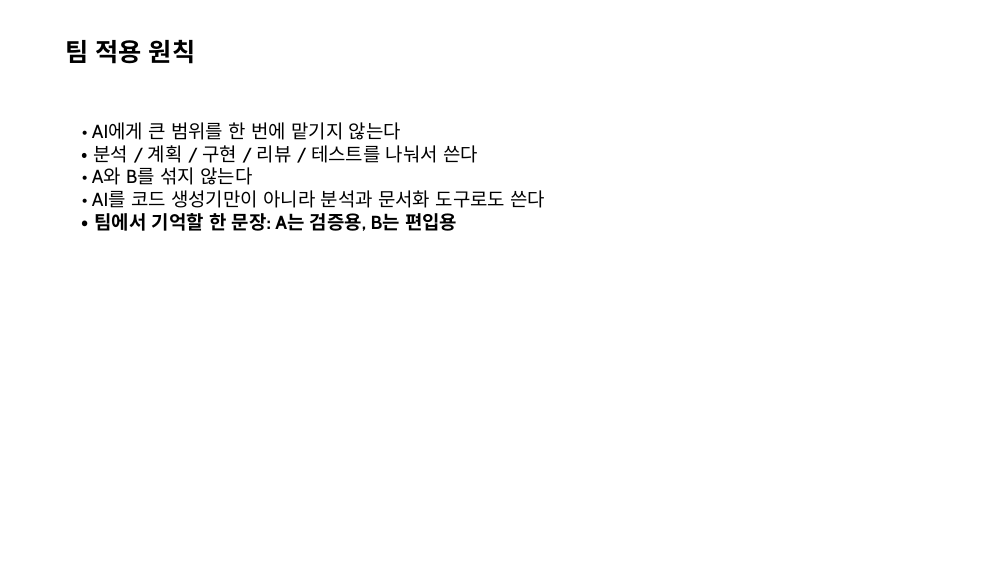
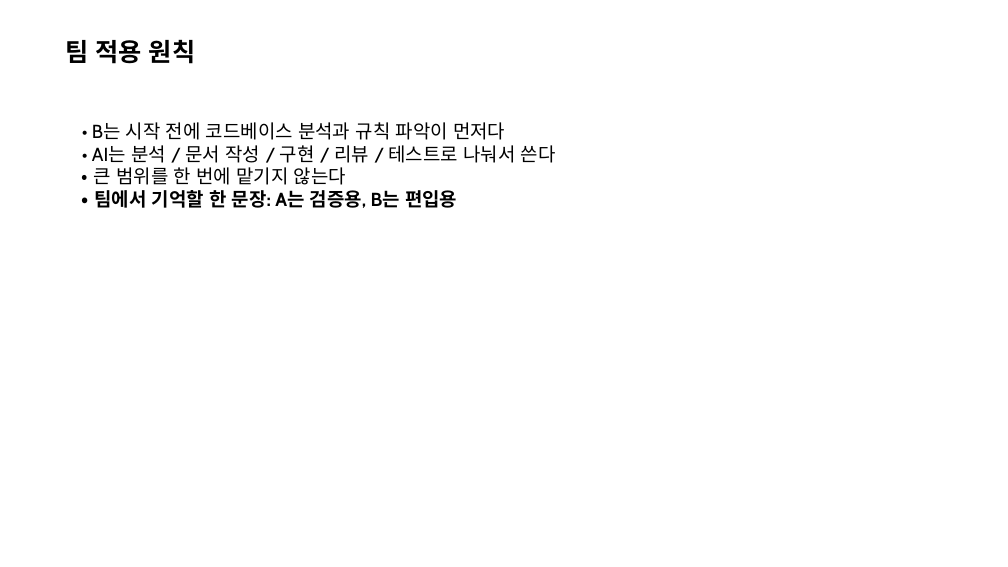
Before and after one commit to naming-sense/wildpaw-arena, a slide deck: slide 6 of docs/ai-game-dev-guidelines-team-one-page.pptx. Drawn at 1008x567 pixels with LibreOffice and Linux fonts; fonts in the diff are those of the drawing. Boxes give left, top, right and bottom in pixels: in the first picture for what was removed or moved away, otherwise in the second. Text is boxed around its words. In the diff, an @@ line names an element or a change of style, - is before the commit and + after.

```diff
--- a/docs/ai-game-dev-guidelines-team-one-page.pptx
+++ b/docs/ai-game-dev-guidelines-team-one-page.pptx
@@ text at [92,122,556,185]: text changed @@
-• AI에게 큰 범위를 한 번에 맡기지 않는다
-• 분석 / 계획 / 구현 / 리뷰 / 테스트를 나눠서 쓴다
-• A와 B를 섞지 않는다
-• AI를 코드 생성기만이 아니라 분석과 문서화 도구로도 쓴다
+• B는 시작 전에 코드베이스 분석과 규칙 파악이 먼저다
+• AI는 분석 / 문서 작성 / 구현 / 리뷰 / 테스트로 나눠서 쓴다
+• 큰 범위를 한 번에 맡기지 않는다
```
Also in this commit, not shown: 5 other slides changed, 4 other files.
